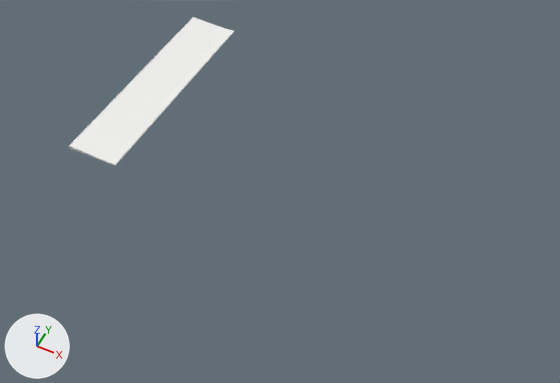
Renders of the glTF model models/mrsim/7x6Gate.glb from each side of a commit.
Before and after are seen from a 50 mm camera at (3.22, -4.75, 4.09) aimed at (1.52, -1.35, -0.16). Arrows for +X, +Y and +Z are at lower left; the lights stay in place. The picture after the commit comes second. Vertices at exactly the same position are counted once.
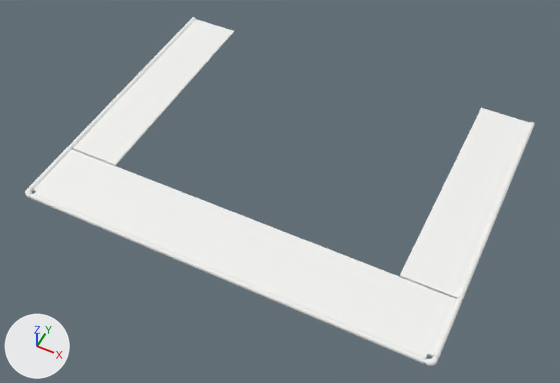
Edits to the scene script, one JSON object a line:
```json
{"block": "me_mesh_0", "where": "# used by ob_mesh_0; location = (0.0, 0.0, 0.0)"}
{"op": "remove", "block": "me_mesh_0", "code": "me_mesh_0.from_pydata(...)  # 72 vertices, 135 faces; spans x -0.02..0.4, y -1.79..0.0, z -0.02..0.02"}
{"op": "add", "block": "me_mesh_0", "code": "me_mesh_0.from_pydata(...)  # 1212 vertices, 2368 faces; spans x -0.02..3.02, y -2.32..0.0, z -0.02..0.02"}
{"block": "me_mesh_0", "change": "me_mesh_0 part 1: a new loose piece, a box spanning x 2.6..3.0, y -1.79..0.0, z -0.005..0.005, in mat_material_0 (white #f3f3f1)"}
{"block": "me_mesh_0", "change": "me_mesh_0 part 2: a new loose piece, a 32-sided cylinder along y spanning x 2.98..3.02, y -1.79..0.0, z -0.02..0.02, in mat_material_0 (white #f3f3f1)"}
{"block": "me_mesh_0", "change": "me_mesh_0 part 3: a new loose piece, a 32-sided cylinder along x spanning x 0.05..2.95, y -2.32..-2.28, z -0.02..0.02, in mat_material_0 (white #f3f3f1)"}
{"block": "me_mesh_0", "change": "me_mesh_0 part 4: a new loose piece, a 32-sided cylinder along y spanning x -0.02..0.02, y -2.25..-1.8, z -0.02..0.02, in mat_material_0 (white #f3f3f1)"}
{"block": "me_mesh_0", "change": "me_mesh_0 part 5: a new loose piece, a 32-sided cylinder along y spanning x 2.98..3.02, y -2.25..-1.8, z -0.02..0.02, in mat_material_0 (white #f3f3f1)"}
{"block": "me_mesh_0", "change": "me_mesh_0 part 6: a new loose piece of 300 vertices spanning x 2.96..3.02, y -2.32..-2.26, z -0.02..0.02, in mat_material_0 (white #f3f3f1)"}
{"block": "me_mesh_0", "change": "me_mesh_0 part 7: a new loose piece of 20 vertices spanning x 0.0..3.0, y -2.3..-1.8, z 0.0, in mat_material_0 (white #f3f3f1)"}
{"block": "me_mesh_0", "change": "me_mesh_0 part 8"}
{"block": "me_mesh_0", "change": "133 faces are deleted"}
{"block": "me_mesh_0", "change": "134 new faces join them"}
{"block": "me_mesh_0", "change": "other edits to the shape of me_mesh_0 do not show in these pictures"}
```

Boxes [x1, y1, x2, y2] around the edits, measured in the pictures (560 x 383 px; the box of a moved part takes in the faces that stretch with it):
```json
{"object": "Mesh_0", "change": "reshaped", "before": [68, 17, 234, 166], "after": [25, 17, 535, 366], "on screen": "206% wider, 133% taller"}
{"part": 1, "of": "me_mesh_0", "change": "added", "after": [400, 108, 529, 298]}
{"part": 2, "of": "me_mesh_0", "change": "added", "after": [456, 122, 535, 301]}
{"part": 3, "of": "me_mesh_0", "change": "added", "after": [30, 194, 426, 364]}
{"part": 4, "of": "me_mesh_0", "change": "added", "after": [29, 147, 71, 191]}
{"part": 5, "of": "me_mesh_0", "change": "added", "after": [433, 298, 462, 359]}
{"part": 6, "of": "me_mesh_0", "change": "added", "after": [426, 357, 438, 366]}
{"part": 7, "of": "me_mesh_0", "change": "added", "after": [33, 149, 456, 357]}
{"part": 8, "of": "me_mesh_0", "change": "moved or reshaped", "before": [68, 17, 234, 166], "after": [68, 17, 234, 166]}
```
